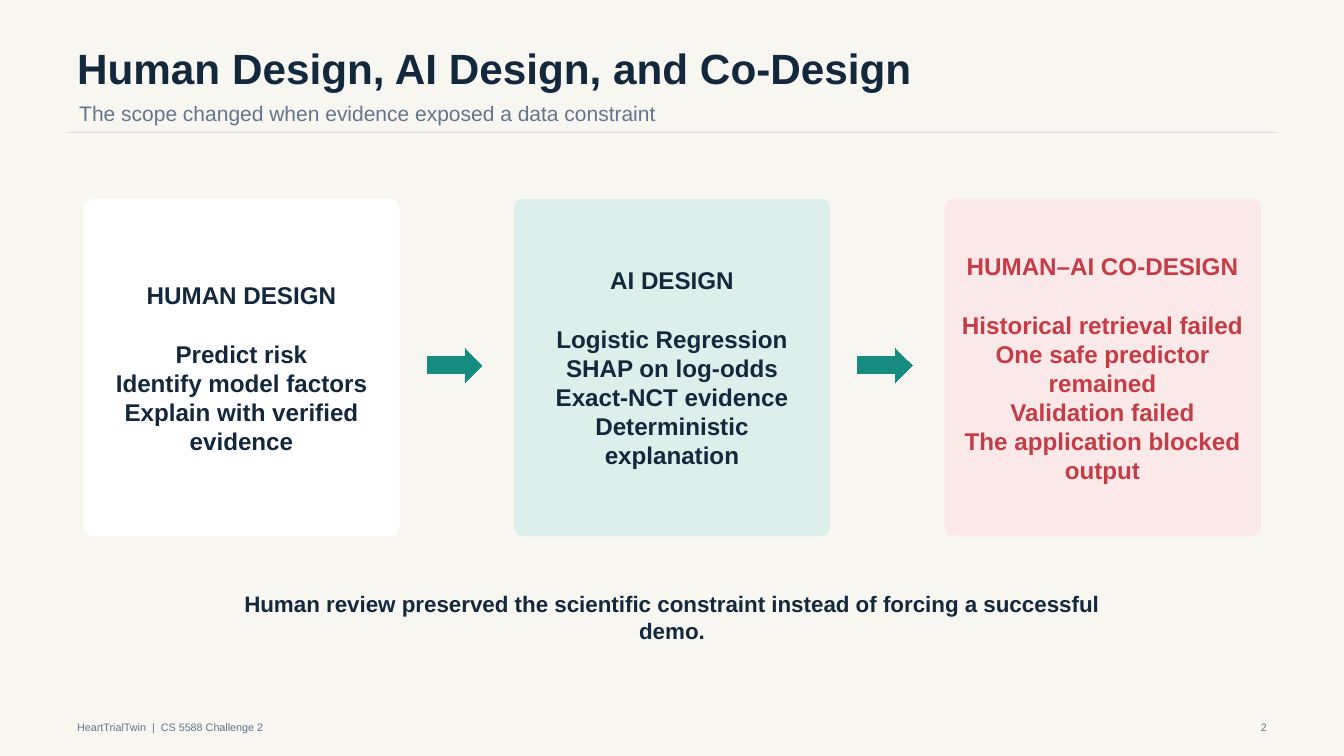
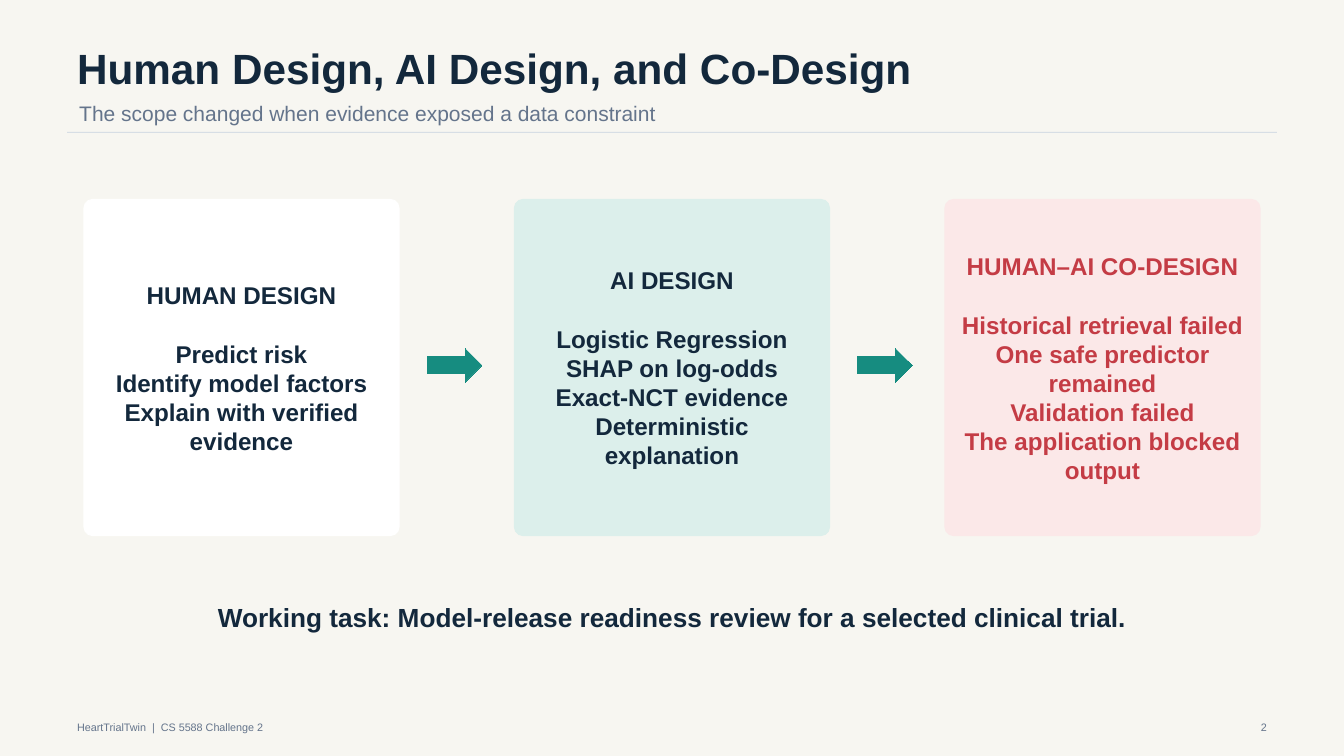
Before and after one commit to akwasianing/HeartTrialTwin, a slide deck: slide 2 of deliverables/HeartTrialTwin_Challenge2_Final.pptx. Drawn at 1344x756 pixels with LibreOffice and Linux fonts; fonts in the diff are those of the drawing. Boxes give left, top, right and bottom in pixels: in the first picture for what was removed or moved away, otherwise in the second. Text is boxed around its words. In the diff, an @@ line names an element or a change of style, - is before the commit and + after.

```diff
--- a/deliverables/HeartTrialTwin_Challenge2_Final.pptx
+++ b/deliverables/HeartTrialTwin_Challenge2_Final.pptx
@@ text at (218, 608, 1125, 633): text changed; size 15.9 to 18.8 pt @@
-Human review preserved the scientific constraint instead of forcing a successful demo.
+Working task: Model-release readiness review for a selected clinical trial.
```
Also in this commit, not shown: 8 other slides changed, 6 other files.
